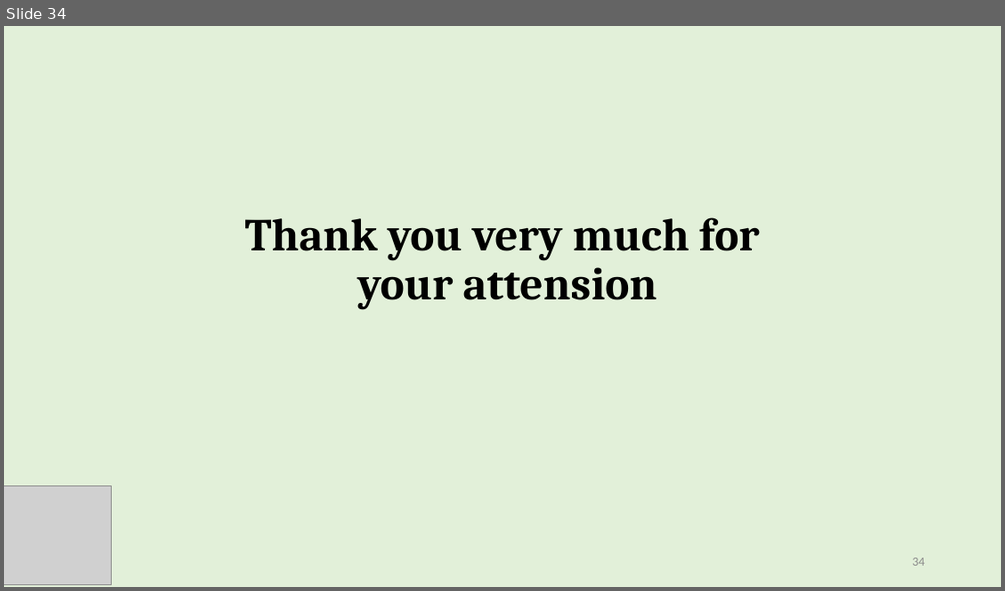
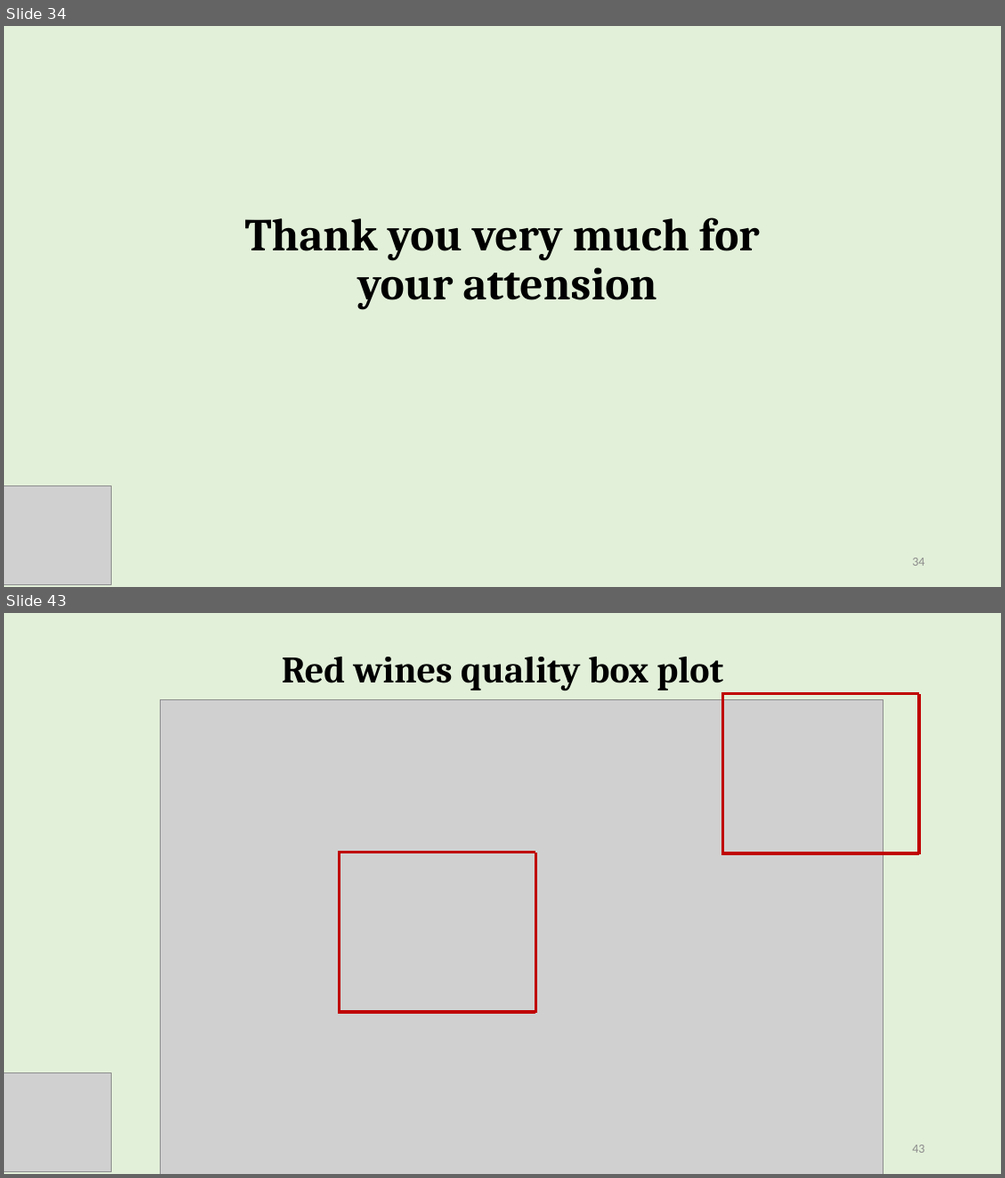
Before and after one commit to baes2021/P2-wine-EDA, a slide deck: preliminary/Figs/Presentation1.pptx. Shown one above the other, each under a label of ours: slide 34 before the commit, slides 34 and 43 after it; the slides between them are not shown. The pictures are 1005x591 and 1005x1178 pixels, drawn with LibreOffice and Linux fonts; fonts in the diff are those of the drawing; grey boxes stand for pictures. Boxes give left, top, right and bottom in pixels: in the first picture for what was removed or moved away, otherwise in the second. Text is boxed around its words. In the diff, an @@ line names an element or a change of style, - is before the commit and + after.

```diff
--- a/preliminary/Figs/Presentation1.pptx
+++ b/preliminary/Figs/Presentation1.pptx
@@ slide 43 added at (4, 613, 1001, 1174), background #E2F0D9 @@
@@ title added at (282, 656, 723, 691), 36 pt, text #000000, bold @@
+Red wines quality box plot
@@ picture added at (160, 699, 882, 1174) @@
@@ group added at (722, 693, 919, 854): 4 lines @@
@@ group added at (339, 852, 535, 1013): 4 lines @@
@@ picture added at (4, 1072, 111, 1171) @@
@@ page number added at (912, 1144, 924, 1152), 12 pt, text #8C8C8C @@
+43
```
Also in this commit, not shown: 21 other slides added, 18 other files.
